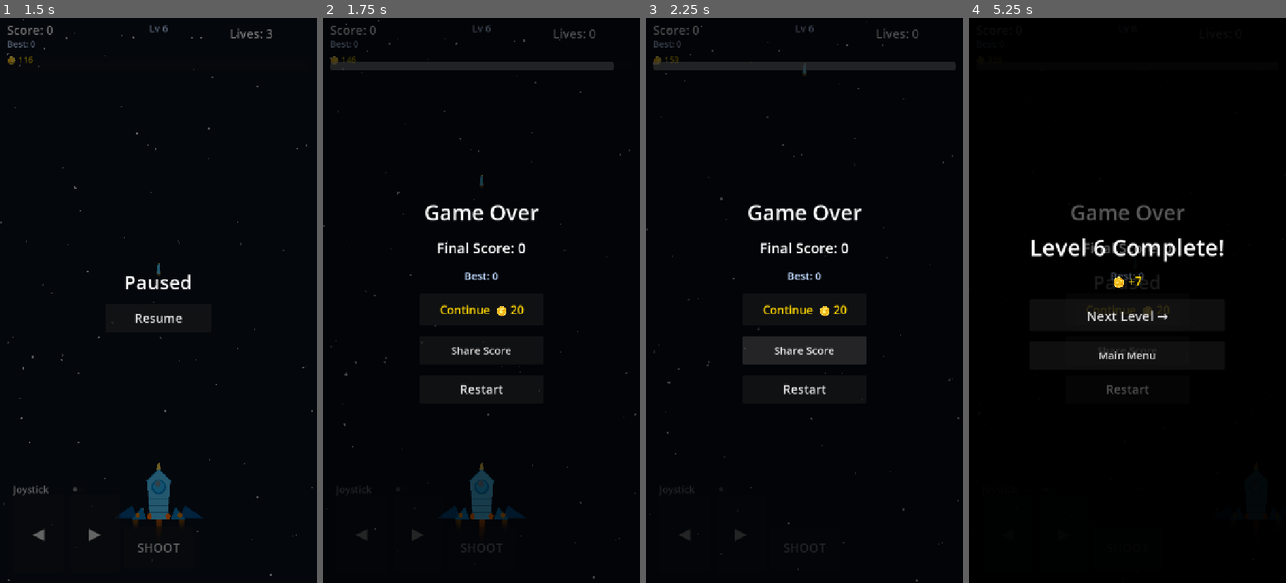
Above: before the commit, frames 1-4 (left to right).
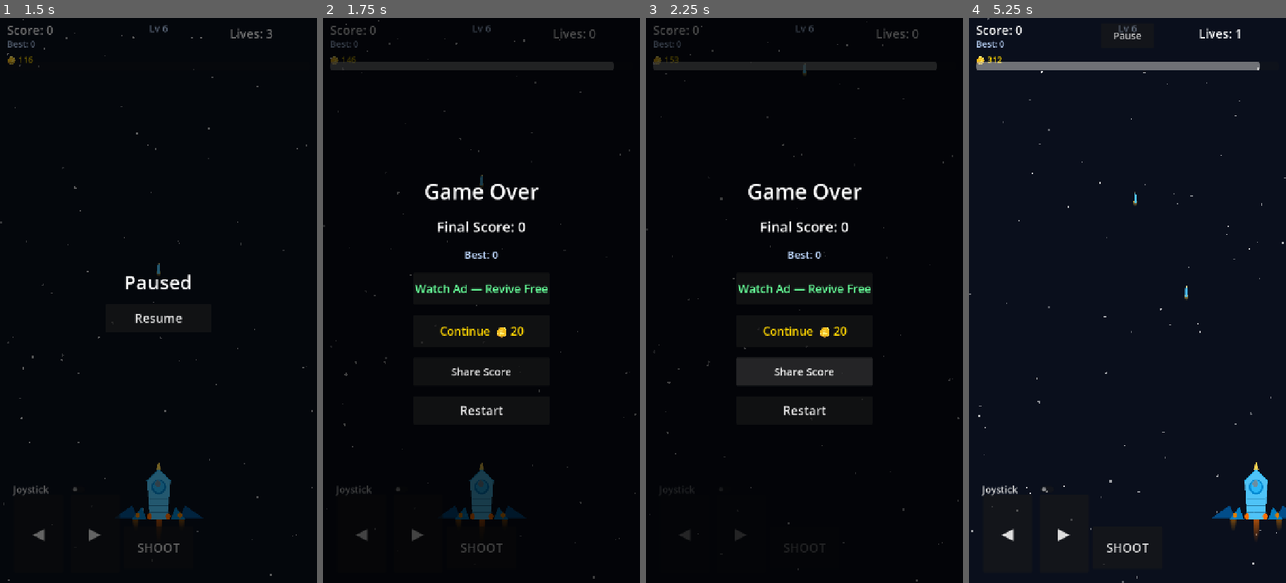
Above: after the commit, the same moments.

Repository: ahsan12345678910/Shooter
Game: Godot game, scene res://tests/TestRunner.tscn
The game is run twice, just before and just after one commit, with the same random seed, the same clock (stepped at 60 frames per second) and the same inputs. This scene is started directly instead of the project's main scene.
Inputs (mouse positions are in pixels of both pictures, inside the frame that each line leads up to):
- Up to frame 1 (1.5 s): click "SHOOT" at 0.5 s; click "◀" at 1.25 s
- Up to frame 2 (1.75 s): no input
- Up to frame 3 (2.25 s): click "Share Score" at 2 s
- Up to frame 4 (5.25 s): click "Restart" at 2.75 s; click "▶" at 3.5 s; tap Enter (ui_accept) at 4.25, 4.52 s; move the mouse to (1197, 272) at 4.27 s; hold Right (ui_right) 4.28-5 s; click (1197, 272) at 4.42 s; click (1127, 289) at 5 s, where only the run after the commit has a clickable "Watch Ad — Revive Free"

Frame 1 is identical in both runs. In frame 2, 3.2% of the frame differs, in the area x 4-71%, y 29-95%; in frame 3, 4.5%; in frame 4, 90%, in the area x 0-100%, y 0-100%.

Commit message:
Interest and rev

Diff:
--- a/MobileShooter/Main.tscn
+++ b/MobileShooter/Main.tscn
@@ -107,6 +107,28 @@
 offset_bottom = 118.0
 show_percentage = false
 
+[node name="PowerupLabel" type="Label" parent="UI/HUD"]
+layout_mode = 0
+offset_left = 16.0
+offset_top = 130.0
+offset_right = 500.0
+offset_bottom = 160.0
+theme_override_colors/font_color = Color(1, 0.9, 0.3, 1)
+theme_override_font_sizes/font_size = 18
+text = ""
+
+[node name="NewBestLabel" type="Label" parent="UI/HUD"]
+visible = false
+layout_mode = 0
+offset_left = 200.0
+offset_top = 40.0
+offset_right = 480.0
+offset_bottom = 80.0
+theme_override_colors/font_color = Color(1, 0.85, 0, 1)
+theme_override_font_sizes/font_size = 22
+text = "NEW BEST!"
+horizontal_alignment = 1
+
 [node name="PausePanel" type="Control" parent="UI"]
 process_mode = 3
 visible = false
@@ -257,6 +279,13 @@
 text = "Best: 0"
 horizontal_alignment = 1
 
+[node name="WatchAdButton" type="Button" parent="UI/GameOverPanel/CenterContainer/VBoxContainer"]
+custom_minimum_size = Vector2(280, 72)
+layout_mode = 2
+theme_override_colors/font_color = Color(0.4, 1, 0.6, 1)
+theme_override_font_sizes/font_size = 26
+text = "Watch Ad — Revive Free"
+
 [node name="ContinueButton" type="Button" parent="UI/GameOverPanel/CenterContainer/VBoxContainer"]
 custom_minimum_size = Vector2(280, 72)
 layout_mode = 2
--- a/MobileShooter/game_manager.gd
+++ b/MobileShooter/game_manager.gd
@@ -20,6 +20,7 @@
 
 var coins: int = 0
 var total_coins_earned: int = 0
+var coin_multiplier: int = 1
 
 var _rate_prompted: bool = false
 
@@ -55,6 +56,7 @@
 	enemies_killed_this_level = 0
 	enemies_required_this_level = 0
 	level_active = false
+	coin_multiplier = 1
 	get_tree().paused = false
 	score_changed.emit(score)
 	lives_changed.emit(lives)
@@ -76,7 +78,14 @@
 
 
 func on_enemy_escaped() -> void:
-	_register_enemy_cleared()
+	if not level_active or is_game_over:
+		return
+	enemies_required_this_level = maxi(0, enemies_required_this_level - 1)
+	level_progress_changed.emit(enemies_killed_this_level, enemies_required_this_level)
+	if enemies_killed_this_level >= enemies_required_this_level and enemies_required_this_level > 0:
+		_complete_level()
+	elif enemies_required_this_level <= 0:
+		_complete_level()
 
 
 func _register_enemy_cleared() -> void:
@@ -108,7 +117,12 @@
 		AudioManager.play_music()
 	if enemies_killed_this_level < enemies_required_this_level:
 		level_active = true
-	check_and_complete_level()
+	else:
+		level_active = false
+		await get_tree().create_timer(1.2).timeout
+		if not is_game_over:
+			advance_to_next_level()
+			return
 	game_continued.emit()
 
 
@@ -139,7 +153,7 @@
 	score_changed.emit(score)
 	_try_update_high_score()
 	if score % 10 == 0:
-		add_coins(1)
+		add_coins(1 * coin_multiplier)
 	if not _rate_prompted and score >= RATE_PROMPT_SCORE:
 		_rate_prompted = true
 		var cfg := ConfigFile.new()
--- a/MobileShooter/iap_manager.gd
+++ b/MobileShooter/iap_manager.gd
@@ -11,7 +11,24 @@
 
 
 func purchase(product_id: String) -> void:
-	push_warning("IAP not implemented yet — wire up plugin for: " + product_id)
+	# --- PLATFORM PLUGIN WIRING GOES HERE ---
+	# Android (GodotGooglePlayBilling plugin):
+	#   billing.purchase(product_id)
+	#   Connect billing.purchases_updated signal to _on_purchase_success()
+	#
+	# iOS (GodotIOSInAppPurchases plugin):
+	#   InAppPurchases.purchase({"productId": product_id})
+	#   Connect InAppPurchases.product_purchase_completed to _on_purchase_success()
+	#
+	# Until plugin is installed, show a message instead of giving free coins:
+	push_error("IAP plugin not installed. Product: " + product_id + " — no coins awarded.")
+	purchase_failed.emit(product_id, "IAP plugin not configured")
+	# DO NOT call _on_purchase_success() here — that gives coins for free.
+
+
+func on_platform_purchase_verified(product_id: String) -> void:
+	# Called by the platform plugin ONLY after payment is verified.
+	# Wire your plugin's success callback to call this function.
 	_on_purchase_success(product_id)
 
 
--- a/MobileShooter/main.gd
+++ b/MobileShooter/main.gd
@@ -1,4 +1,7 @@
 extends Node2D
+
+const ANDROID_STORE_URL := "https://play.google.com/store/apps/details?id=com.yourname.mobileshooter"
+const IOS_STORE_URL := "https://apps.apple.com/app/idYOUR_APP_ID"
 
 @onready var _score_label: Label = $UI/HUD/ScoreLabel
 @onready var _high_score_label: Label = $UI/HUD/HighScoreLabel
@@ -6,6 +9,8 @@
 @onready var _hud_level_label: Label = $UI/HUD/LevelLabel
 @onready var _coin_label: Label = $UI/HUD/CoinLabel
 @onready var _progress_bar: ProgressBar = $UI/HUD/ProgressBar
+@onready var _powerup_label: Label = $UI/HUD/PowerupLabel
+@onready var _new_best_label: Label = $UI/HUD/NewBestLabel
 @onready var _pause_button: Button = $UI/HUD/PauseButton
 @onready var _pause_panel: Control = $UI/PausePanel
 @onready var _resume_button: Button = $UI/PausePanel/CenterContainer/VBoxContainer/ResumeButton
@@ -17,12 +22,15 @@
 @onready var _game_over_panel: Control = $UI/GameOverPanel
 @onready var _final_score_label: Label = $UI/GameOverPanel/CenterContainer/VBoxContainer/FinalScoreLabel
 @onready var _final_high_score_label: Label = $UI/GameOverPanel/CenterContainer/VBoxContainer/FinalHighScoreLabel
+@onready var _watch_ad_btn: Button = $UI/GameOverPanel/CenterContainer/VBoxContainer/WatchAdButton
 @onready var _continue_btn: Button = $UI/GameOverPanel/CenterContainer/VBoxContainer/ContinueButton
 @onready var _share_button: Button = $UI/GameOverPanel/CenterContainer/VBoxContainer/ShareButton
 @onready var _restart_button: Button = $UI/GameOverPanel/CenterContainer/VBoxContainer/RestartButton
 @onready var _mobile_controls: Control = $UI/MobileControls
 
 var _continue_used: bool = false
+var _ad_revive_used: bool = false
+var _ready_done: bool = false
 
 
 func _ready() -> void:
@@ -32,6 +40,7 @@
 	_next_button.pressed.connect(_on_next_level_pressed)
 	_main_menu_button.pressed.connect(_on_main_menu_pressed)
 	_continue_btn.pressed.connect(_on_continue_pressed)
+	_watch_ad_btn.pressed.connect(_on_watch_ad_pressed)
 	_share_button.pressed.connect(_on_share_pressed)
 
 	GameManager.reset_game()
@@ -52,6 +61,9 @@
 	_level_complete_panel.hide()
 	_share_button.hide()
 	_continue_btn.hide()
+	_watch_ad_btn.hide()
+	_powerup_label.text = ""
+	_new_best_label.modulate.a = 0.0
 	_on_score_changed(GameManager.score)
 	_on_lives_changed(GameManager.lives)
 	_on_high_score_changed(GameManager.high_score)
@@ -59,6 +71,11 @@
 
 	GameManager.start_level(1)
 	AudioManager.play_music()
+	_ready_done = true
+
+
+func _process(_delta: float) -> void:
+	_update_powerup_hud()
 
 
 func _on_score_changed(new_score: int) -> void:
@@ -71,6 +88,31 @@
 
 func _on_high_score_changed(new_high_score: int) -> void:
 	_high_score_label.text = "Best: %d" % new_high_score
+	if _ready_done:
+		_flash_new_best()
+
+
+func _flash_new_best() -> void:
+	_new_best_label.visible = true
+	_new_best_label.modulate.a = 1.0
+	var tween := create_tween()
+	tween.tween_property(_new_best_label, "modulate:a", 1.0, 0.1)
+	tween.tween_interval(1.2)
+	tween.tween_property(_new_best_label, "modulate:a", 0.0, 0.5)
+	tween.tween_callback(func(): _new_best_label.visible = false)
+
+
+func _update_powerup_hud() -> void:
+	var player := get_tree().get_first_node_in_group("player")
+	if player == null:
+		_powerup_label.text = ""
+		return
+	var parts: Array[String] = []
+	if player._faster_bullets_time > 0:
+		parts.append("FAST %.0fs" % player._faster_bullets_time)
+	if player._double_shoot_active and player._double_shoot_time > 0:
+		parts.append("2X %.0fs" % player._double_shoot_time)
+	_powerup_label.text = "  ".join(parts)
 
 
 func _on_level_started(level_number: int) -> void:
@@ -143,6 +185,7 @@
 	_pause_panel.hide()
 	_pause_button.visible = false
 	_continue_btn.visible = not _continue_used
+	_watch_ad_btn.visible = not _ad_revive_used and not _continue_used
 	_share_button.show()
 	await get_tree().create_timer(0.3).timeout
 	AudioManager.play_game_over()
@@ -155,6 +198,7 @@
 	if GameManager.spend_coins(20):
 		_continue_used = true
 		_continue_btn.hide()
+		_watch_ad_btn.hide()
 		_game_over_panel.hide()
 		GameManager.lives = 1
 		GameManager.lives_changed.emit(GameManager.lives)
@@ -170,18 +214,81 @@
 		_continue_btn.text = "Continue  🪙 20"
 
 
+func _on_watch_ad_pressed() -> void:
+	# Wire your AdMob plugin here:
+	# Android: AdMob.load_rewarded("ca-app-pub-YOUR_ID/YOUR_UNIT_ID")
+	#          AdMob.show_rewarded()
+	#          Connect AdMob.rewarded signal to _on_ad_reward_earned()
+	#
+	# iOS: same AdMob plugin, different ad unit ID
+	#
+	# Until plugin is installed, simulate for testing:
+	_on_ad_reward_earned()
+
+
+func _on_ad_reward_earned() -> void:
+	_ad_revive_used = true
+	_watch_ad_btn.hide()
+	_continue_btn.hide()
+	_game_over_panel.hide()
+	GameManager.lives = 1
+	GameManager.lives_changed.emit(GameManager.lives)
+	var player := get_tree().get_first_node_in_group("player")
+	if player and player.has_method("revive"):
+		player.revive()
+	GameManager.resume_after_continue()
+	_pause_button.visible = true
+	_mobile_controls.mouse_filter = Control.MOUSE_FILTER_PASS
+
+
 func _on_share_pressed() -> void:
-	var score_text := "I scored %d in Mobile Shooter! Can you beat me? 🚀" % GameManager.score
-	if OS.has_feature("mobile"):
-		OS.shell_open("https://play.google.com/")
+	var score_text := "I scored %d in Mobile Shooter! Can you beat me? 🚀\n" % GameManager.score
+	if OS.has_feature("android"):
+		score_text += ANDROID_STORE_URL
+		OS.shell_open("https://play.google.com/store/apps/details?id=com.yourname.mobileshooter")
+	elif OS.has_feature("ios"):
+		score_text += IOS_STORE_URL
+		OS.shell_open(IOS_STORE_URL)
 	else:
 		DisplayServer.clipboard_set(score_text)
 
 
 func _on_rate_prompt() -> void:
-	print("Rate prompt triggered — wire up platform plugin here")
+	# Android: use GodotGooglePlayReview plugin
+	#   var review = Engine.get_singleton("GodotGooglePlayReview")
+	#   if review: review.requestReviewFlow()
+	#
+	# iOS: use StoreKit plugin
+	#   var storekit = Engine.get_singleton("InAppStore")
+	#   if storekit: storekit.request_review()
+	#
+	# Fallback — show a manual prompt dialog:
+	_show_manual_rate_dialog()
+
+
+func _show_manual_rate_dialog() -> void:
+	var dialog := AcceptDialog.new()
+	dialog.title = "Enjoying Mobile Shooter?"
+	dialog.dialog_text = "You're doing great! Would you mind leaving a quick rating? It really helps us out."
+	dialog.ok_button_text = "Rate Now ⭐"
+	dialog.add_button("Maybe Later", true, "later")
+	dialog.confirmed.connect(func():
+		var url := ""
+		if OS.has_feature("android"):
+			url = "market://details?id=com.yourname.mobileshooter"
+		elif OS.has_feature("ios"):
+			url = "itms-apps://itunes.apple.com/app/idYOUR_APP_ID?action=write-review"
+		if url != "":
+			OS.shell_open(url)
+		dialog.queue_free()
+	)
+	dialog.custom_action.connect(func(_action): dialog.queue_free())
+	add_child(dialog)
+	dialog.popup_centered()
 
 
 func _on_restart_pressed() -> void:
+	_ad_revive_used = false
+	_continue_used = false
 	get_tree().paused = false
 	get_tree().reload_current_scene()
--- a/MobileShooter/main_menu.gd
+++ b/MobileShooter/main_menu.gd
@@ -29,6 +29,12 @@
 	get_tree().change_scene_to_file("res://Settings.tscn")
 
 
+# IMPORTANT: Replace this URL with your real privacy policy page before submitting.
+# Free option: create a GitHub Gist or GitHub Pages page with your privacy policy text.
+# Minimum required text: what data you collect (none, or just crash logs), and your contact email.
+const PRIVACY_POLICY_URL := "https://YOUR-REAL-PRIVACY-POLICY-URL.com"
+
+
 func _on_privacy_input(event: InputEvent) -> void:
 	if event is InputEventMouseButton and event.pressed:
-		OS.shell_open("https://YOUR-PRIVACY-POLICY-URL.com")
+		OS.shell_open(PRIVACY_POLICY_URL)
--- a/MobileShooter/mobile_controls.gd
+++ b/MobileShooter/mobile_controls.gd
@@ -3,10 +3,13 @@
 signal shoot_requested
 
 const SETTINGS_PATH = "user://settings.cfg"
+const AUTO_FIRE_INTERVAL: float = 0.18
 
 @export var use_joystick: bool = false
 
 var movement_direction: float = 0.0
+var _auto_fire_timer: float = 0.0
+var _shoot_held: bool = false
 
 @onready var _button_row: HBoxContainer = $BottomBar/LeftControls/ButtonRow
 @onready var _virtual_joystick: Control = $BottomBar/LeftControls/VirtualJoystick
@@ -32,11 +35,13 @@
 	_left_button.button_up.connect(_on_left_up)
 	_right_button.button_down.connect(_on_right_down)
 	_right_button.button_up.connect(_on_right_up)
-	_shoot_button.button_down.connect(_on_shoot_pressed)
+	_shoot_button.button_down.connect(_on_shoot_held)
+	_shoot_button.button_up.connect(_on_shoot_released)
 	_virtual_joystick.value_changed.connect(_on_joystick_changed)
 	_joystick_toggle.toggled.connect(_on_joystick_toggled)
 
 	GameManager.game_over.connect(_on_game_over)
+	GameManager.game_continued.connect(_on_game_continued)
 
 	var cfg := ConfigFile.new()
 	if cfg.load(SETTINGS_PATH) == OK:
@@ -46,7 +51,7 @@
 	_update_button_direction()
 
 
-func _process(_delta: float) -> void:
+func _process(delta: float) -> void:
 	if GameManager.is_game_over:
 		movement_direction = 0.0
 		return
@@ -55,6 +60,12 @@
 		movement_direction = _virtual_joystick.output.x
 	else:
 		_update_button_direction()
+
+	if _shoot_held and not GameManager.is_game_over and not GameManager.is_paused:
+		_auto_fire_timer -= delta
+		if _auto_fire_timer <= 0.0:
+			_auto_fire_timer = AUTO_FIRE_INTERVAL
+			shoot_requested.emit()
 
 
 func get_movement_direction() -> float:
@@ -114,15 +125,27 @@
 		movement_direction = _virtual_joystick.output.x
 
 
-func _on_shoot_pressed() -> void:
+func _on_shoot_held() -> void:
 	if GameManager.is_game_over:
 		return
+	_shoot_held = true
 	shoot_requested.emit()
+	_auto_fire_timer = AUTO_FIRE_INTERVAL
+
+
+func _on_shoot_released() -> void:
+	_shoot_held = false
+	_auto_fire_timer = 0.0
 
 
 func _on_game_over() -> void:
 	movement_direction = 0.0
+	_shoot_held = false
 	_set_controls_enabled(false)
+
+
+func _on_game_continued() -> void:
+	_set_controls_enabled(true)
 
 
 func _set_controls_enabled(enabled: bool) -> void:
--- a/MobileShooter/player.gd
+++ b/MobileShooter/player.gd
@@ -21,6 +21,7 @@
 var _double_shoot_time: float = 0.0
 var _shield_active: bool = false
 var _shield_hits: int = 0
+var _shield_ring: ColorRect = null
 
 @onready var sprite: Sprite2D = $Sprite2D
 
@@ -32,11 +33,13 @@
 	if UpgradeManager.shield_start:
 		_shield_active = true
 		_shield_hits = 1
+		call_deferred("_update_shield_visual")
 	await get_tree().process_frame
 	_mobile_controls = get_tree().get_first_node_in_group("mobile_controls")
 	if _mobile_controls and _mobile_controls.has_signal("shoot_requested"):
 		_mobile_controls.shoot_requested.connect(shoot)
 	GameManager.game_over.connect(_on_game_over)
+	_update_shield_visual()
 
 
 func _process(delta: float) -> void:
@@ -50,9 +53,21 @@
 
 	var direction := _get_movement_direction()
 	velocity.x = direction * speed
-	velocity.y = 0.0
+	velocity.y = _get_vertical_direction() * speed * 0.6
 	move_and_slide()
 	_clamp_to_screen()
+
+
+func _get_vertical_direction() -> float:
+	if _mobile_controls and _mobile_controls.use_joystick:
+		var joy: Node = _mobile_controls.get_node_or_null("BottomBar/LeftControls/VirtualJoystick")
+		if joy and joy.output != Vector2.ZERO:
+			return joy.output.y
+	if Input.is_action_pressed("ui_up"):
+		return -1.0
+	if Input.is_action_pressed("ui_down"):
+		return 1.0
+	return 0.0
 
 
 func _unhandled_input(event: InputEvent) -> void:
@@ -89,6 +104,7 @@
 	if _shield_hits <= 0:
 		_shield_active = false
 	_shield_flash()
+	_update_shield_visual()
 	return true
 
 
@@ -179,6 +195,30 @@
 func _clamp_to_screen() -> void:
 	var viewport_size := get_viewport().get_visible_rect().size
 	position.x = clampf(position.x, margin, viewport_size.x - margin)
+	position.y = clampf(position.y, viewport_size.y * 0.65, viewport_size.y - margin)
+
+
+func _update_shield_visual() -> void:
+	if _shield_ring == null:
+		_shield_ring = ColorRect.new()
+		_shield_ring.color = Color(0.3, 0.7, 1.0, 0.0)
+		_shield_ring.size = Vector2(80, 80)
+		_shield_ring.position = Vector2(-40, -40)
+		_shield_ring.mouse_filter = Control.MOUSE_FILTER_IGNORE
+		add_child(_shield_ring)
+	if _shield_active:
+		_pulse_shield()
+	else:
+		if _shield_ring:
+			_shield_ring.color.a = 0.0
+
+
+func _pulse_shield() -> void:
+	if not _shield_active or _shield_ring == null:
+		return
+	var tween := create_tween().set_loops()
+	tween.tween_property(_shield_ring, "color:a", 0.45, 0.5)
+	tween.tween_property(_shield_ring, "color:a", 0.15, 0.5)
 
 
 func _on_game_over() -> void:
--- a/MobileShooter/shop.gd
+++ b/MobileShooter/shop.gd
@@ -25,6 +25,30 @@
 		"cost": 80,
 		"max": 1,
 		"key": "bought_shield_start",
+	},
+]
+
+const CONSUMABLES := [
+	{
+		"label": "Nuke",
+		"desc": "Instantly destroy all enemies on screen right now",
+		"cost": 15,
+		"key": "consumable_nuke",
+		"signal": "nuke_used",
+	},
+	{
+		"label": "Coin Magnet",
+		"desc": "Earn 3x coins for the rest of this level",
+		"cost": 10,
+		"key": "consumable_magnet",
+		"signal": "magnet_used",
+	},
+	{
+		"label": "Extra Life (one run)",
+		"desc": "Gain +1 life right now, this run only",
+		"cost": 25,
+		"key": "consumable_life",
+		"signal": "life_used",
 	},
 ]
 
@@ -70,6 +94,12 @@
 		btn.custom_minimum_size = Vector2(160, 64)
 		btn.add_theme_font_size_override("font_size", 22)
 		btn.pressed.connect(IAPManager.purchase.bind(pack["id"]))
+		IAPManager.purchase_failed.connect(func(pid, _err):
+			if pid == pack["id"]:
+				btn.text = "Store unavailable"
+				await get_tree().create_timer(2.0).timeout
+				btn.text = pack["price"]
+		)
 		row.add_child(lbl)
 		row.add_child(btn)
 		_item_list.add_child(row)
@@ -89,6 +119,16 @@
 	for item in ITEMS:
 		var owned: bool = bool(_cfg.get_value("owned", item["key"], false))
 		var row := _make_row(item, owned)
+		_item_list.add_child(row)
+
+	var cons_header := Label.new()
+	cons_header.text = "CONSUMABLES  (use anytime)"
+	cons_header.add_theme_font_size_override("font_size", 24)
+	cons_header.add_theme_color_override("font_color", Color(0.8, 1.0, 0.7))
+	_item_list.add_child(cons_header)
+
+	for item in CONSUMABLES:
+		var row := _make_consumable_row(item)
 		_item_list.add_child(row)
 
 
@@ -140,3 +180,62 @@
 		btn.text = "Need 🪙 %d" % item["cost"]
 		await get_tree().create_timer(1.2).timeout
 		btn.text = "🪙 %d" % item["cost"]
+
+
+func _make_consumable_row(item: Dictionary) -> HBoxContainer:
+	var row := HBoxContainer.new()
+	row.custom_minimum_size = Vector2(0, 110)
+	row.add_theme_constant_override("separation", 20)
+
+	var info := VBoxContainer.new()
+	info.size_flags_horizontal = Control.SIZE_EXPAND_FILL
+
+	var title_lbl := Label.new()
+	title_lbl.text = item["label"]
+	title_lbl.add_theme_font_size_override("font_size", 28)
+	info.add_child(title_lbl)
+
+	var desc_lbl := Label.new()
+	desc_lbl.text = item["desc"]
+	desc_lbl.add_theme_color_override("font_color", Color(0.7, 0.9, 0.7))
+	desc_lbl.add_theme_font_size_override("font_size", 20)
+	desc_lbl.autowrap_mode = TextServer.AUTOWRAP_WORD
+	info.add_child(desc_lbl)
+
+	row.add_child(info)
+
+	var btn := Button.new()
+	btn.text = "🪙 %d" % item["cost"]
+	btn.custom_minimum_size = Vector2(160, 72)
+	btn.add_theme_font_size_override("font_size", 22)
+	btn.pressed.connect(_on_buy_consumable.bind(item, btn))
+	row.add_child(btn)
+	return row
+
+
+func _on_buy_consumable(item: Dictionary, btn: Button) -> void:
+	if GameManager.spend_coins(item["cost"]):
+		btn.text = "✓ Used!"
+		_apply_consumable(item["key"])
+		await get_tree().create_timer(1.0).timeout
+		btn.text = "🪙 %d" % item["cost"]
+	else:
+		btn.text = "Need 🪙 %d" % item["cost"]
+		await get_tree().create_timer(1.2).timeout
+		btn.text = "🪙 %d" % item["cost"]
+
+
+func _apply_consumable(key: String) -> void:
+	match key:
+		"consumable_nuke":
+			var enemies := get_tree().get_nodes_in_group("enemies")
+			for e in enemies:
+				if e.has_method("_die"):
+					e._die()
+		"consumable_magnet":
+			GameManager.coin_multiplier = 3
+			get_tree().create_timer(60.0).timeout.connect(
+				func(): GameManager.coin_multiplier = 1
+			)
+		"consumable_life":
+			GameManager.add_life(1)
